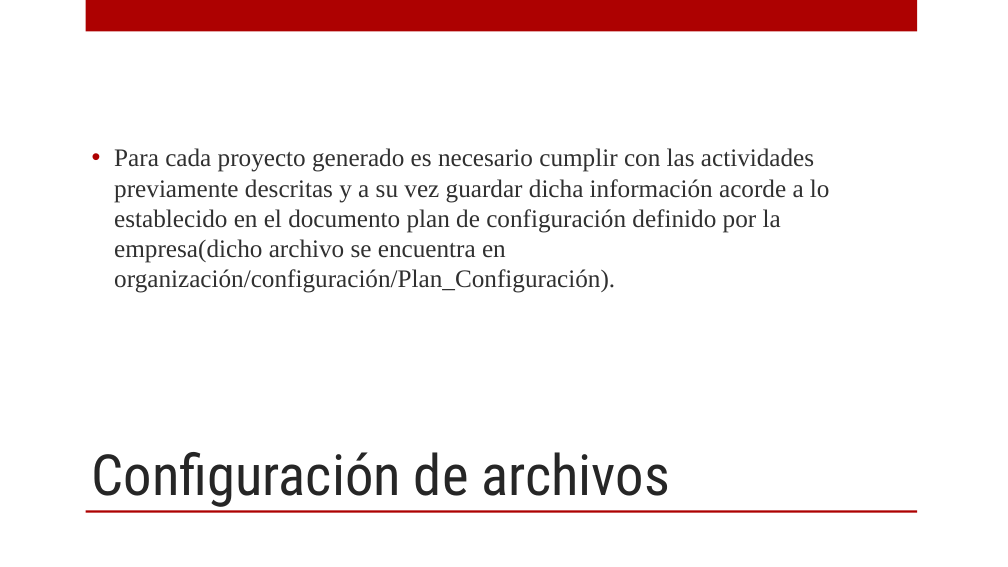
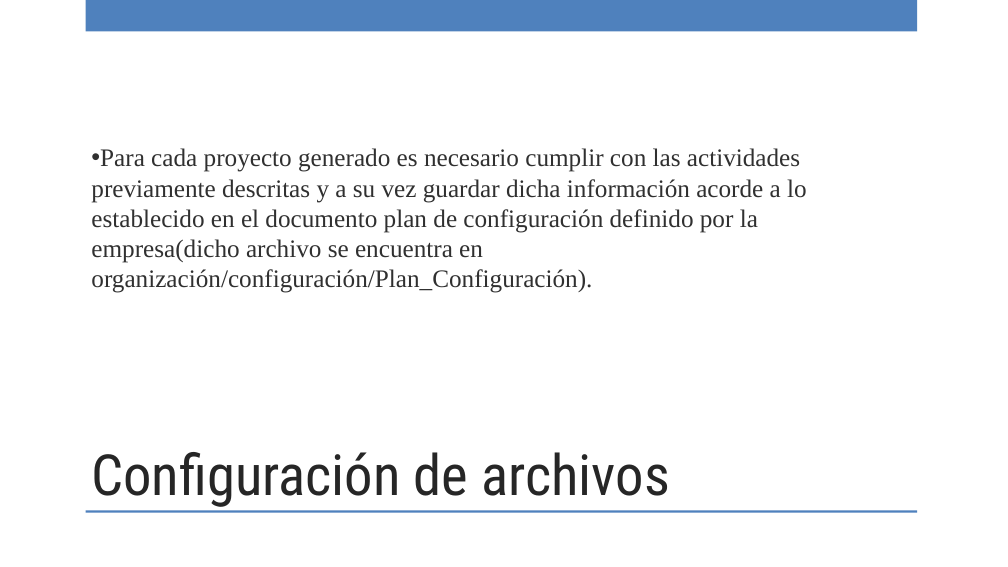
Before and after one commit to ricardo-novelasos/SOSQTP, a slide deck: slide 41 of capacitacion.pptx. Drawn at 1008x567 pixels with LibreOffice and Linux fonts; fonts in the diff are those of the drawing; background and template pictures are left out. Boxes give left, top, right and bottom in pixels: in the first picture for what was removed or moved away, otherwise in the second. Text is boxed around its words. In the diff, an @@ line names an element or a change of style, - is before the commit and + after.

```diff
--- a/capacitacion.pptx
+++ b/capacitacion.pptx
@@ rectangle at <box>85,0,917,32</box>: fill #AD0101 to #4F81BD @@
@@ text "Para cada proyecto generado es ..." at <box>91,148,807,293</box>: indent changed; less space between paragraphs @@
@@ rectangle at <box>85,510,917,513</box>: fill #AD0101 to #4F81BD @@
```
Also in this commit, not shown: 42 other slides changed, 4 slides added, 4 slides removed.
